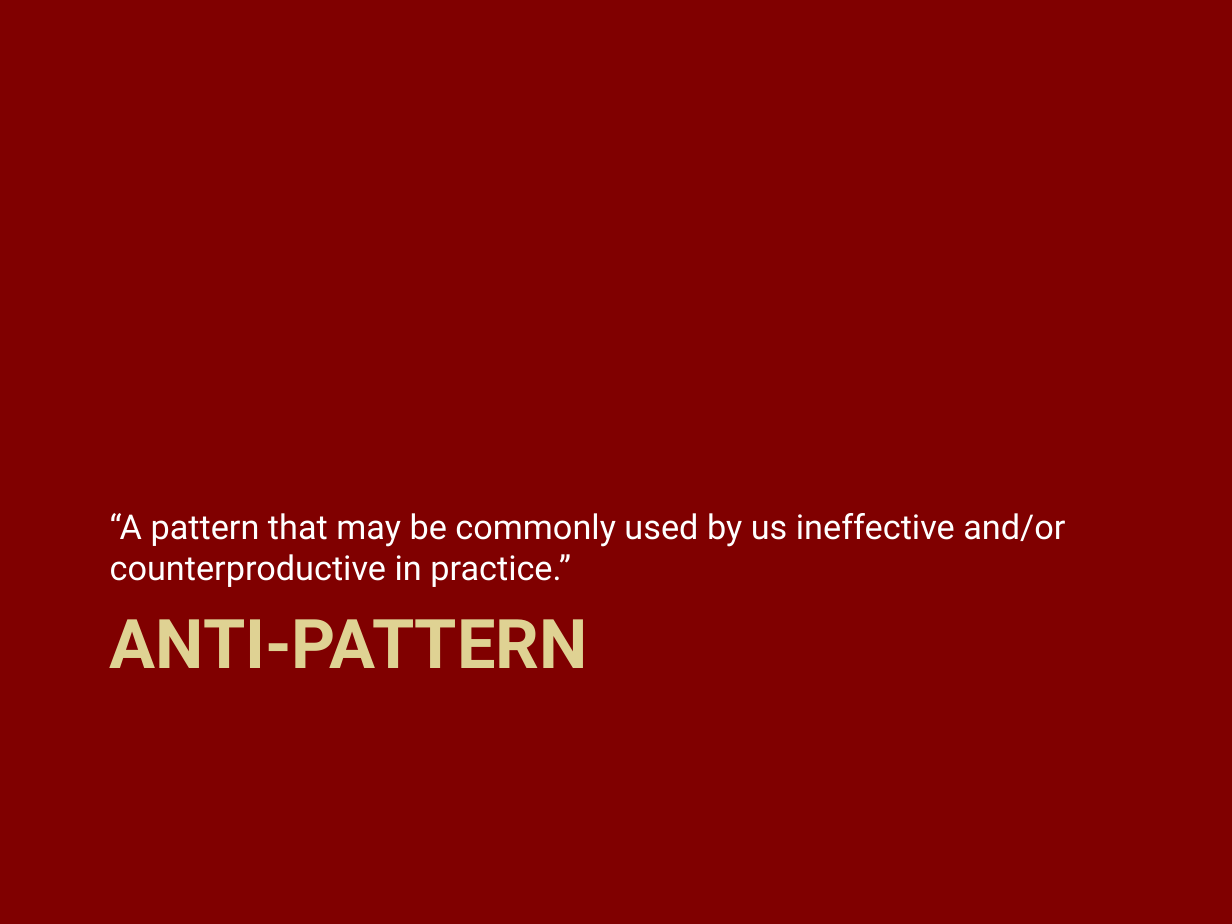
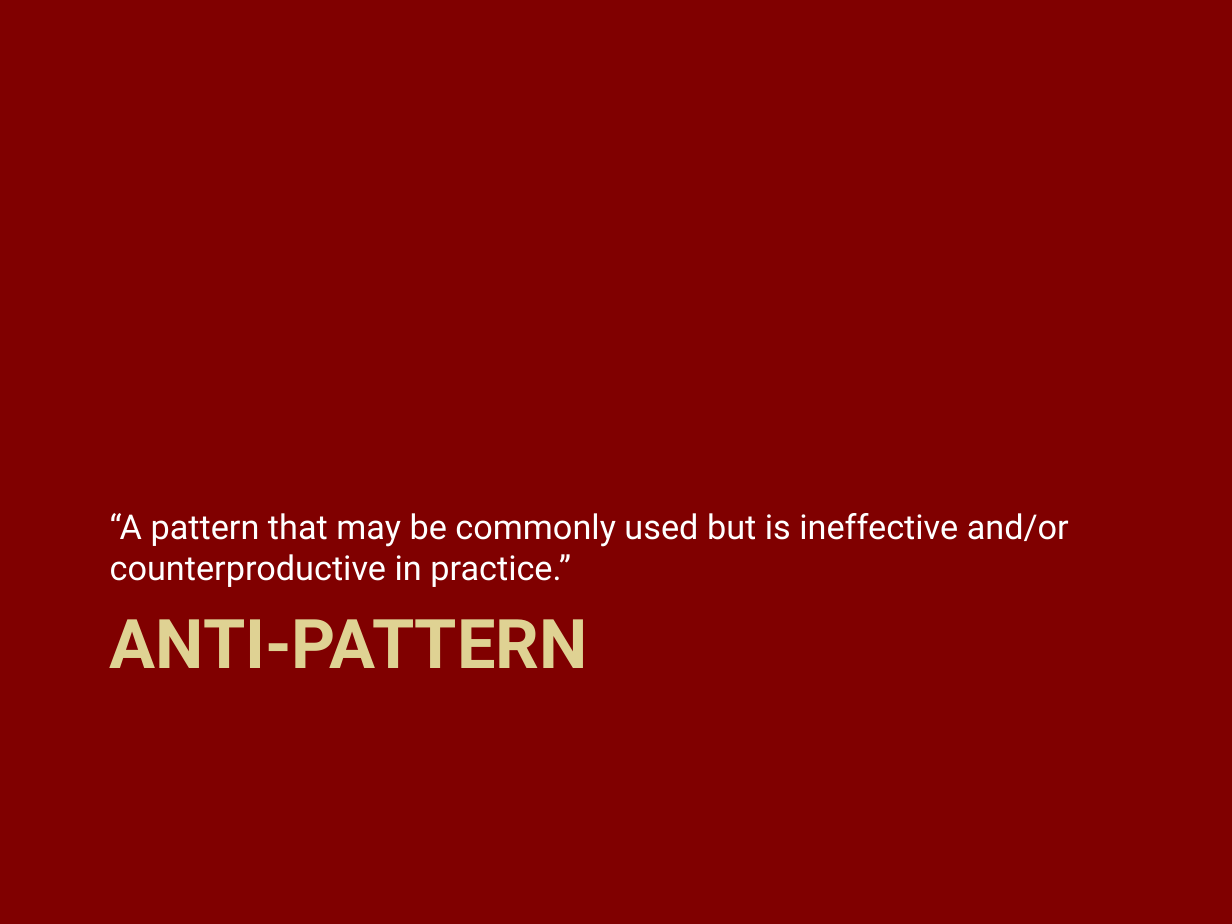
Before and after one commit to QBRC/GithubDemo, a slide deck: slide 19 of Git & Github.pptx (slide 18 before the commit). Drawn at 1232x924 pixels with LibreOffice and Linux fonts; fonts in the diff are those of the drawing; background and template pictures are left out. Boxes give left, top, right and bottom in pixels: in the first picture for what was removed or moved away, otherwise in the second. Text is boxed around its words. In the diff, an @@ line names an element or a change of style, - is before the commit and + after.

```diff
--- a/Git & Github.pptx
+++ b/Git & Github.pptx
@@ text at (x1=110, y1=513, x2=1069, y2=587): text changed @@
-“A pattern that may be commonly used by us ineffective and/or counterproductive in practice.”
+“A pattern that may be commonly used but is ineffective and/or counterproductive in practice.”
```
Also in this commit, not shown: 4 other slides changed, 1 slide added.
